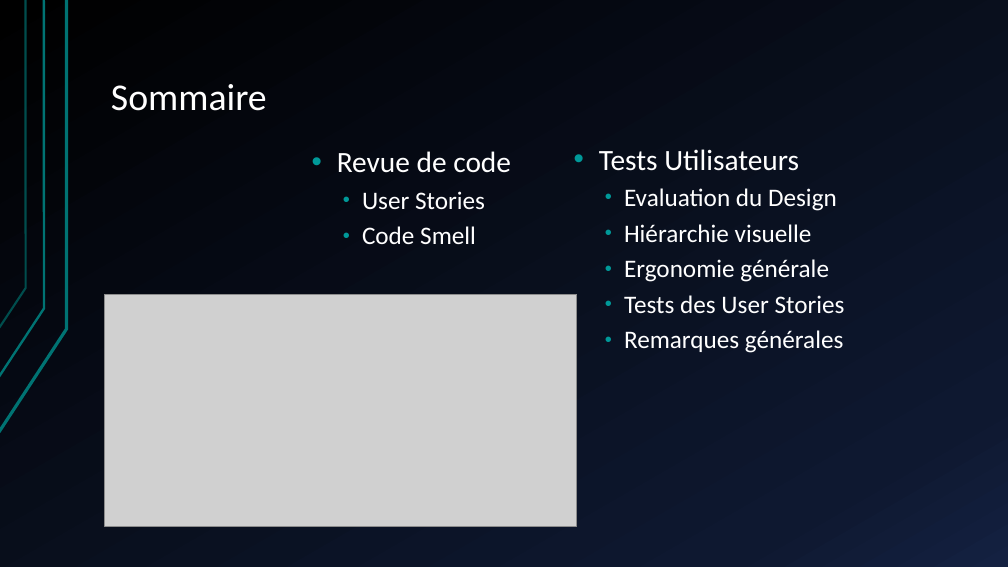
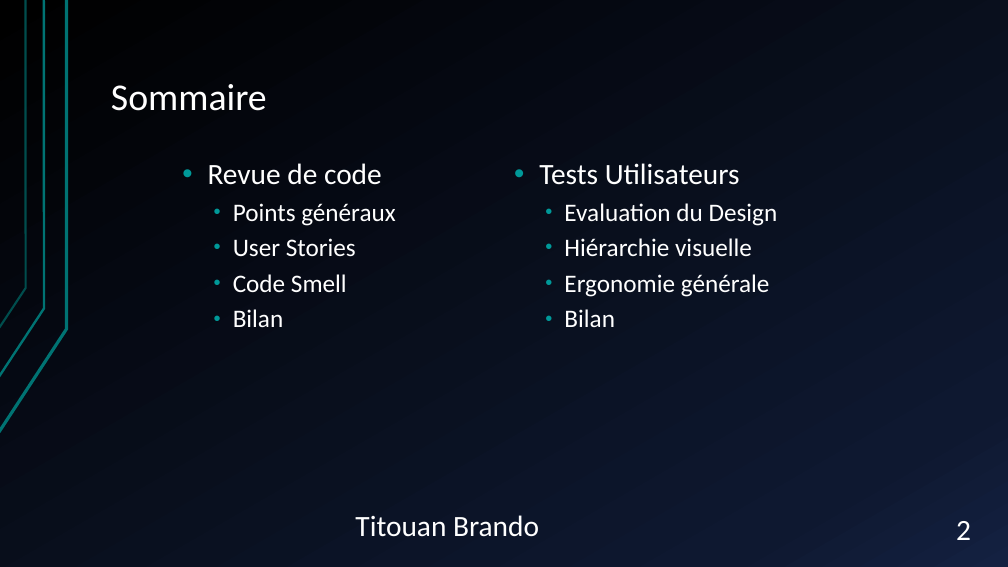
Before and after one commit to gamingdy/tesm-esport-manager, a slide deck: slide 2 of Rapport d’audit.pptx. Drawn at 1008x567 pixels with LibreOffice and Linux fonts; fonts in the diff are those of the drawing; grey boxes stand for pictures. Boxes give left, top, right and bottom in pixels: in the first picture for what was removed or moved away, otherwise in the second. Text is boxed around its words. In the diff, an @@ line names an element or a change of style, - is before the commit and + after.

```diff
--- a/Rapport d’audit.pptx
+++ b/Rapport d’audit.pptx
@@ text "Revue de code": place and size @@
-text "Revue de code" at bbox=[337, 151, 511, 244]
+text "Revue de code" at bbox=[208, 163, 395, 327]
@@ text "Tests Utilisateurs": place and size @@
-text "Tests Utilisateurs" at bbox=[599, 149, 845, 353]
+text "Tests Utilisateurs" at bbox=[539, 163, 778, 327]
@@ text at bbox=[233, 203, 395, 226]: paragraph added @@
+  • Points généraux
@@ picture removed at bbox=[104, 294, 577, 526] @@
@@ text at bbox=[233, 309, 284, 327]: paragraph added @@
+  • Bilan
@@ text at bbox=[564, 309, 615, 327]: text changed @@
-  • Tests des User Stories
-  • Remarques générales
+  • Bilan
@@ text added at bbox=[355, 515, 539, 537], 28 pt, text #FFFFFF @@
+Titouan Brando
@@ page number added at bbox=[956, 521, 971, 540], 28 pt, text #FFFFFF @@
+2
```
Also in this commit, not shown: 2 other slides changed, 6 slides added, 15 slides removed.
